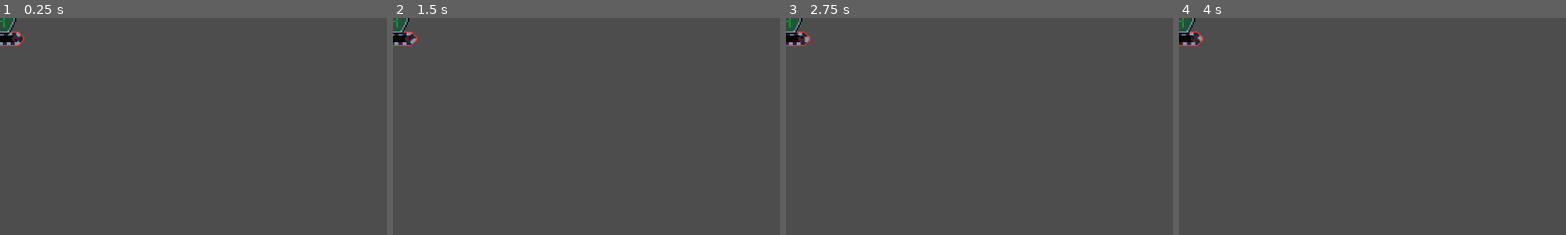
Above: before the commit, frames 1-4 (left to right).
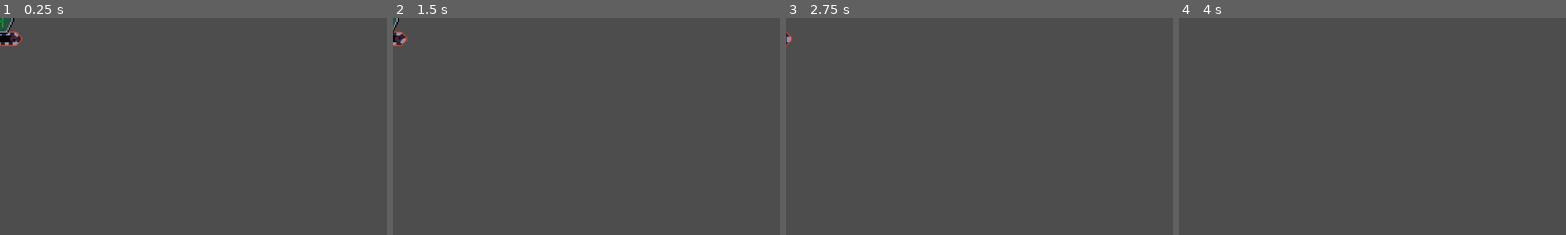
Above: after the commit, the same moments.

Repository: AuraDvin/MvR
Game: Godot game, scene res://characters/enemies/shielded_enemy/shielded_enemy.tscn
Same seed, same stepped clock (60 frames per second), same inputs: the game is played once before the commit and once after it. This scene is started directly instead of the project's main scene.
Inputs (mouse positions are % of the whole screen's width and height, from its top left):
- Up to frame 1 (0.25 s): no input
- Up to frame 2 (1.5 s): tap Enter (ui_accept) at 0.5, 0.77 s; move the mouse to (72, 45) at 0.52 s; hold Right (ui_right) 0.53-1.28 s; click (72, 45) at 0.67 s; move the mouse to (30, 55) at 1.27 s; hold Left (ui_left) from 1.28 s (still down)
- Up to frame 3 (2.75 s): tap Enter (ui_accept) at 1.52 s; move the mouse to (60, 28) at 2.02 s; release Left (ui_left) at 2.03 s; hold Right (ui_right) from 2.03 s (still down)
- Up to frame 4 (4 s): move the mouse to (45, 70) at 2.77 s; click (45, 70) at 2.92 s; tap Enter (ui_accept) at 3.02, 3.77 s; move the mouse to (80, 65) at 3.52 s; release Right (ui_right) at 3.53 s; hold Left (ui_left) from 3.53 s (still down)
The pictures show only the part of the screen within x 0-50%, y 0-50%; the shares and areas given below are measured in that part.

The runs differ from the first frame. In frame 1, 0.3% of the frame differs, in the area x 0-7%, y 0-13%; in frame 2, 0.5%; in frame 3, 0.6%; in frame 4, 0.6%.

Commit message:
fix shielded enemy

Diff:
--- a/characters/enemies/shielded_enemy/shielded_enemy.gd
+++ b/characters/enemies/shielded_enemy/shielded_enemy.gd
@@ -1,19 +1,20 @@
 class_name ShieldedEnemy
 extends Enemy
 
-@onready var anim: AnimatedSprite2D = $AnimatedSprite2D_shield
+@onready var sprite = $ShieldSprite
 
 # Number of frames in the shield animation
 const SHIELD_STAGES: int = 4  # Full, minor cracks, major cracks, gone
 
 # Current shield HP (starts full)
-var shield_hp: int
+@export var shield_hp: int
 
 # Track shield + enemy health combined
 var last_total_hp: int
 
 
 func _ready() -> void:
+	print_debug("ready")
 	super()
 
 	# Initialize shield HP to match number of stages
@@ -23,23 +24,10 @@
 	last_total_hp = health_points + shield_hp
 
 	# Initialize animation
-	anim.stop()
-	anim.animation = "shield"
-	anim.frame = 0
-
+	sprite.frame = 0
 
 func _process(delta: float) -> void:
 	super(delta)
-
-	# Total HP = shield + enemy health
-	var total_hp: int = health_points + shield_hp
-
-	# Detect damage (any HP lost)
-	if total_hp < last_total_hp:
-		var lost: int = last_total_hp - total_hp
-		last_total_hp = total_hp
-		apply_damage(lost)
-
 
 func apply_damage(amount: int) -> void:
 	# Apply damage to shield first
@@ -53,16 +41,23 @@
 	if amount > 0:
 		health_points -= amount
 		if health_points <= 0:
+			print_debug("queueueing freeing here", health_points)
 			queue_free()
 
 
 func advance_frame(frames: int = 1) -> void:
-	if anim.sprite_frames == null:
-		return
-
-	var frame_count: int = anim.sprite_frames.get_frame_count(anim.animation)
+	var frame_count: int = sprite.hframes
 	if frame_count <= 0:
 		return
 
 	# Advance animation by the number of frames lost
-	anim.frame = min(anim.frame + frames, frame_count - 1)
+	sprite.frame = min(sprite.frame + frames, frame_count - 1)
+
+func on_body_area_entered(area:Area2D) -> void:
+	var before = health_points
+	super(area)
+	var diff = before - health_points
+	if diff == 0:
+		return
+	# Handle the shield vs real health
+	apply_damage(diff)
--- a/characters/enemies/shielded_enemy/shielded_enemy.tscn
+++ b/characters/enemies/shielded_enemy/shielded_enemy.tscn
@@ -1,5 +1,6 @@
-[gd_scene load_steps=16 format=3 uid="uid://bgrnespgnxvsj"]
+[gd_scene load_steps=13 format=3 uid="uid://bgrnespgnxvsj"]
 
+[ext_resource type="Script" uid="uid://7w54u5hikob6" path="res://characters/enemies/shielded_enemy/shielded_enemy.gd" id="1_tt7lk"]
 [ext_resource type="Texture2D" uid="uid://biio8yughr7o8" path="res://assets/textures/tracks-sheet.png" id="1_w87x1"]
 [ext_resource type="Texture2D" uid="uid://c7q5rix213bt0" path="res://assets/textures/shielded-enemy-body.png" id="2_w87x1"]
 
@@ -60,41 +61,9 @@
 
 [sub_resource type="AtlasTexture" id="AtlasTexture_tt7lk"]
 atlas = ExtResource("2_w87x1")
-region = Rect2(0, 0, 25, 37)
-
-[sub_resource type="AtlasTexture" id="AtlasTexture_jto1h"]
-atlas = ExtResource("2_w87x1")
-region = Rect2(25, 0, 25, 37)
-
-[sub_resource type="AtlasTexture" id="AtlasTexture_gacjp"]
-atlas = ExtResource("2_w87x1")
-region = Rect2(50, 0, 25, 37)
-
-[sub_resource type="AtlasTexture" id="AtlasTexture_7mv01"]
-atlas = ExtResource("2_w87x1")
-region = Rect2(75, 0, 25, 37)
-
-[sub_resource type="SpriteFrames" id="SpriteFrames_y4d8v"]
-animations = [{
-"frames": [{
-"duration": 1.0,
-"texture": SubResource("AtlasTexture_tt7lk")
-}, {
-"duration": 1.0,
-"texture": SubResource("AtlasTexture_jto1h")
-}, {
-"duration": 1.0,
-"texture": SubResource("AtlasTexture_gacjp")
-}, {
-"duration": 1.0,
-"texture": SubResource("AtlasTexture_7mv01")
-}],
-"loop": false,
-"name": &"Shield",
-"speed": 1.0
-}]
 
 [node name="ShieldedEnemy" type="Node2D"]
+script = ExtResource("1_tt7lk")
 
 [node name="BodyArea2D" type="Area2D" parent="."]
 
@@ -114,11 +83,11 @@
 animation = &"tracks_roll"
 autoplay = "tracks_roll"
 
-[node name="AnimatedSprite2D_shield" type="AnimatedSprite2D" parent="."]
+[node name="ShieldSprite" type="Sprite2D" parent="."]
 position = Vector2(-1.7881393e-07, -11.453129)
 scale = Vector2(2.0800002, 2.0244932)
-sprite_frames = SubResource("SpriteFrames_y4d8v")
-animation = &"Shield"
+texture = SubResource("AtlasTexture_tt7lk")
+hframes = 4
 
 [node name="AttackTimer" type="Timer" parent="."]
 one_shot = true
